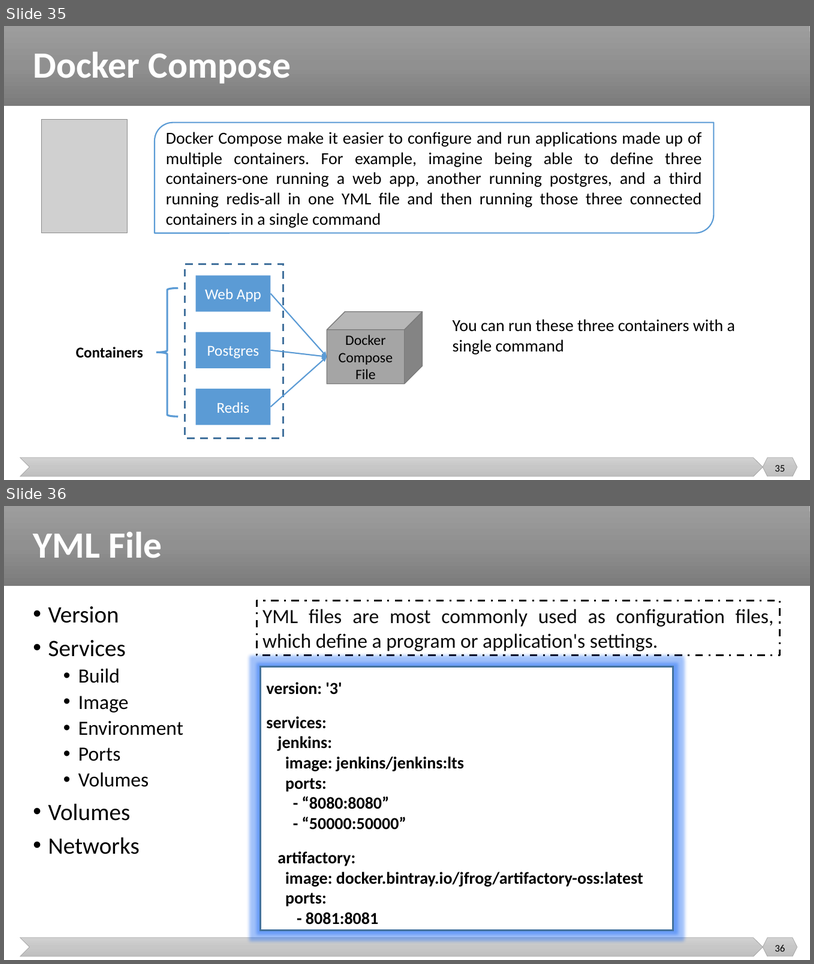
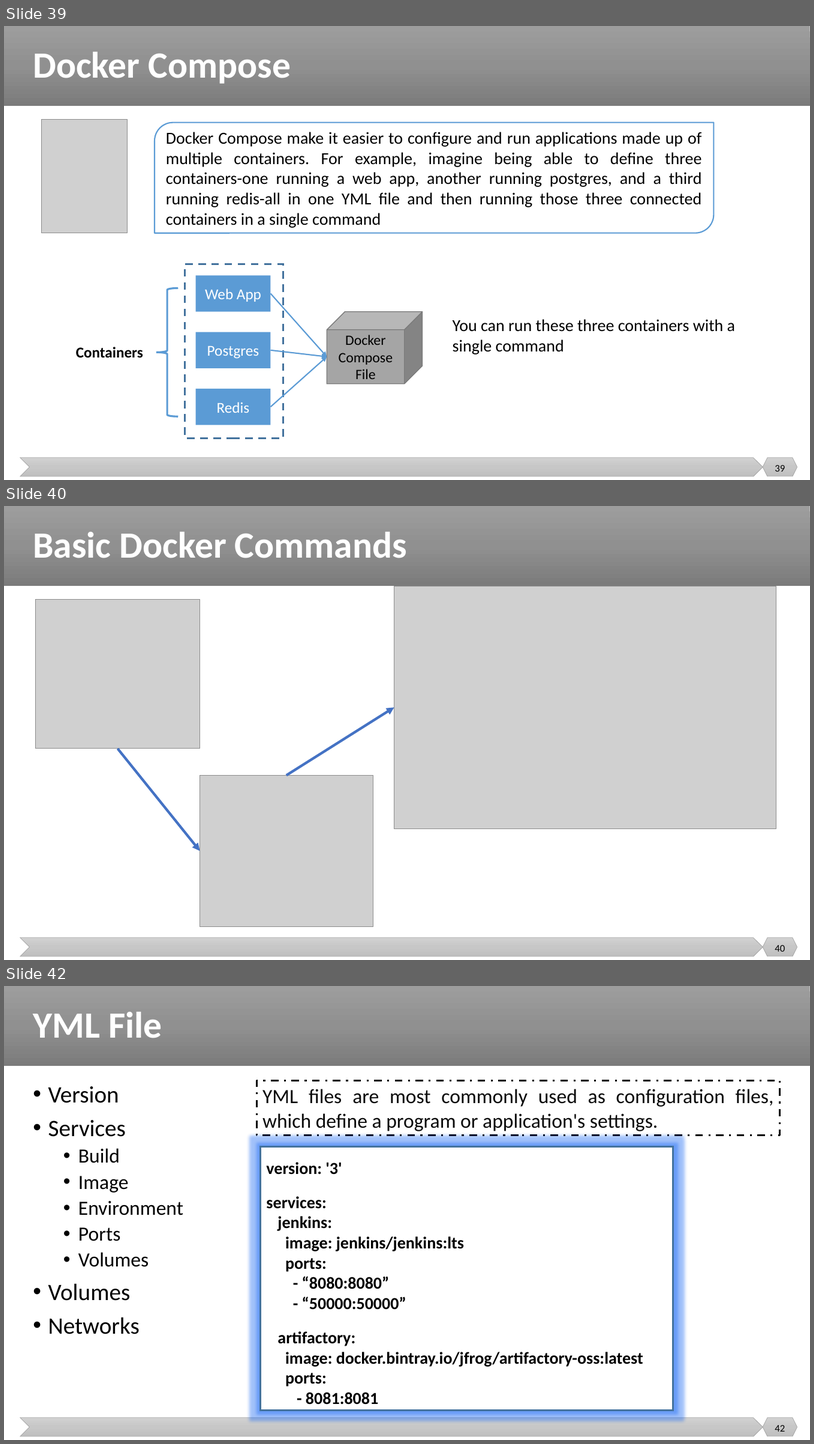
Before and after one commit to malenezi/malenezi, a slide deck: SE489/Lectures/4-Containerization/Containerization.pptx. Shown one above the other, each under a label of ours: slides 35 and 36 before the commit, slides 39, 40 and 42 after it; the slides between them are not shown. The pictures are 814x964 and 814x1444 pixels, drawn with LibreOffice and Linux fonts; fonts in the diff are those of the drawing; grey boxes stand for pictures. Boxes give left, top, right and bottom in pixels: in the first picture for what was removed or moved away, otherwise in the second. Text is boxed around its words. In the diff, an @@ line names an element or a change of style, - is before the commit and + after.

```diff
--- a/SE489/Lectures/4-Containerization/Containerization.pptx
+++ b/SE489/Lectures/4-Containerization/Containerization.pptx
@@ slide 40 added at [4,506,810,960], background #FFFFFF; not listed: 3 template elements that a slide beside it also shows @@
@@ title added at [33,532,407,558], 44 pt, text #FFFFFF, bold @@
+Basic Docker Commands
@@ picture added at [394,586,776,828] @@
@@ picture added at [35,599,200,748] @@
@@ arrow added from (287, 775) to (394, 708), #4472C4 3 pt @@
@@ arrow added from (118, 748) to (200, 851), #4472C4 3 pt @@
@@ picture added at [200,775,373,927] @@
@@ page number added at [775,945,785,951], 12 pt, text #000000 @@
+40
@@ what was slide 35 is now slide 39 @@
@@ page number at [775,465,785,471]: text changed @@
-35
+39
@@ what was slide 36 is now slide 42 @@
@@ page number at [775,1425,785,1431]: text changed @@
-36
+42
```
Also in this commit, not shown: 5 other slides added, 2 other files.
